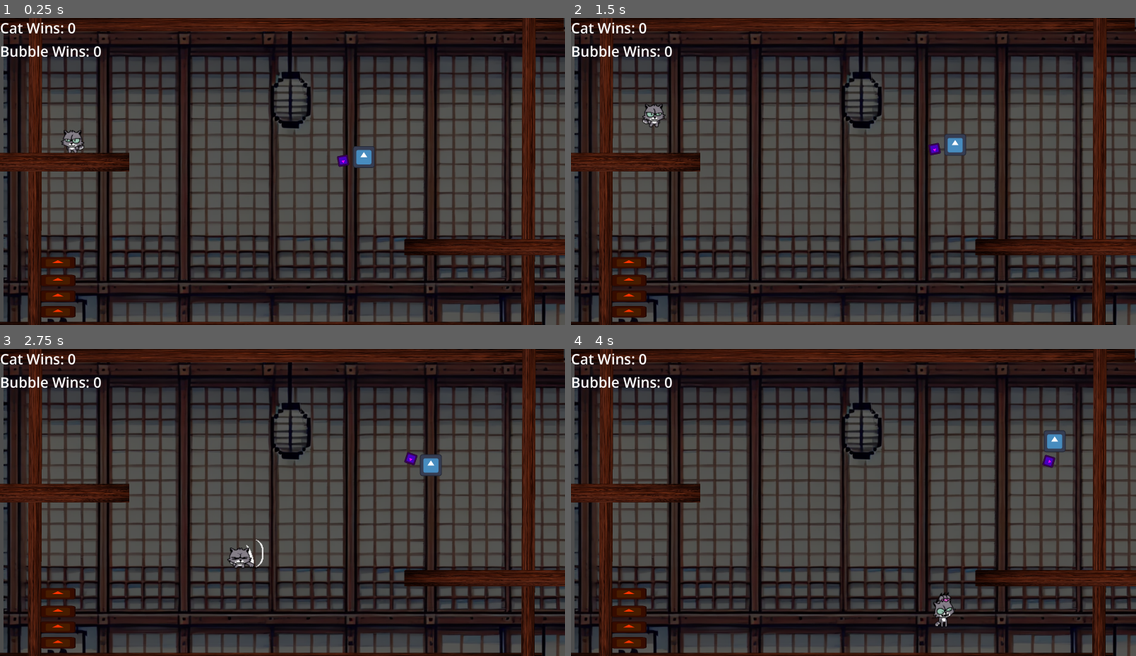
Above: before the commit, frames 1-4 (two rows, left to right).
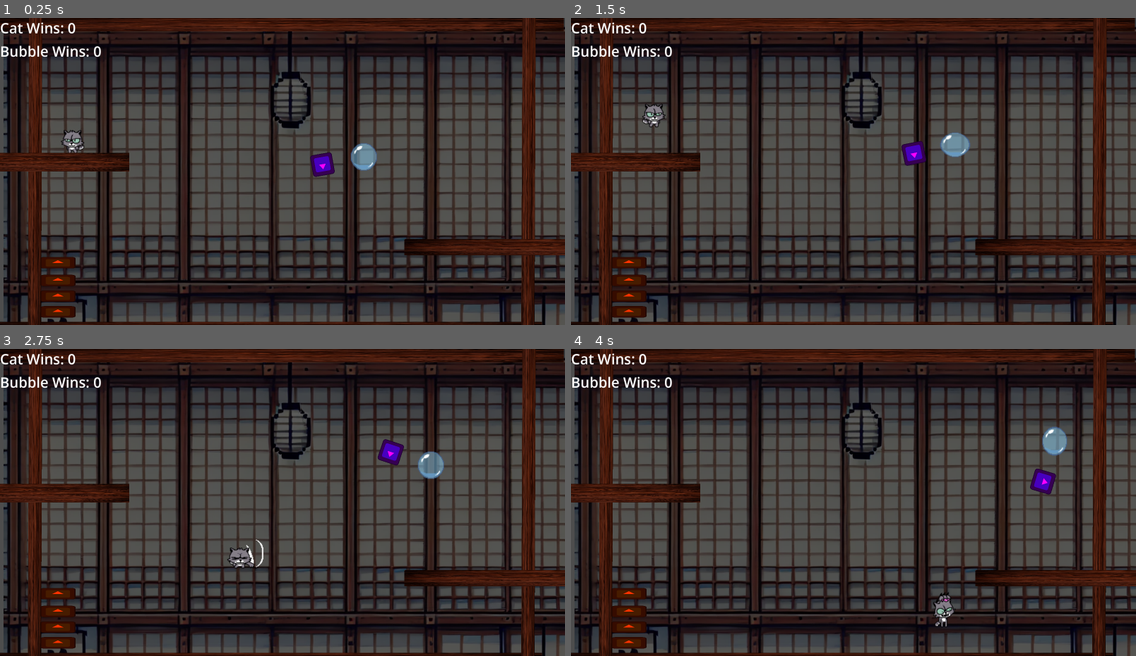
Above: after the commit, the same moments.

Repository: firesmoker/bubble07
Game: Godot game, scene res://scenes/game.tscn
Two runs of this game, one before a commit and one after it. Both use one fixed random seed, a clock stepped at 60 frames per second and the inputs below. The engine's default icon, where the game draws it, is replaced by a stand-in: a white triangle on a blue panel in a dark square.
Inputs (mouse positions are in pixels of both pictures, inside the frame that each line leads up to):
- Up to frame 1 (0.25 s): no input
- Up to frame 2 (1.5 s): move the mouse to (977, 156) at 0.52 s; hold D (right) from 0.53 s (still down); tap Space (attack) at 0.6 s; tap W (jump) at 0.77 s; move the mouse to (740, 186) at 1.27 s; click (740, 186) at 1.35 s
- Up to frame 3 (2.75 s): tap W (jump) at 1.52 s; move the mouse to (339, 434) at 2.02 s; release D (right) at 2.03 s; hold A (left) from 2.03 s (still down); tap Space (attack) at 2.1 s
- Up to frame 4 (4 s): move the mouse to (825, 563) at 2.77 s; release A (left) at 2.78 s; hold D (right) from 2.78 s (still down); click (825, 563) at 2.85 s; tap W (jump) at 3.02, 3.77 s; move the mouse to (1023, 548) at 3.52 s; tap Space (attack) at 3.6 s

The runs differ from the first frame. In frame 1, 0.7% of the frame differs, in the area x 54-67%, y 40-52%; in frame 2, 0.7%; in frame 3, 0.7%, in the area x 66-79%, y 29-43%; in frame 4, 0.7%.

Commit message:
bubble sprites

Diff:
--- a/scenes/bubble_player.tscn
+++ b/scenes/bubble_player.tscn
@@ -1,22 +1,77 @@
-[gd_scene load_steps=6 format=3 uid="uid://jr7d1wady43a"]
+[gd_scene load_steps=16 format=3 uid="uid://jr7d1wady43a"]
 
 [ext_resource type="Texture2D" uid="uid://re0w6dh1floq" path="res://icon.svg" id="1_1arb3"]
 [ext_resource type="Script" path="res://scripts/bubble_player.gd" id="1_v6ibo"]
 [ext_resource type="PackedScene" uid="uid://cih1h4rsfonlq" path="res://scenes/bubble_projectile.tscn" id="3_fgdmr"]
+[ext_resource type="Texture2D" uid="uid://cx2vsjtcfls2u" path="res://assats/BigBubble-Sheet.png" id="4_ir7wu"]
+[ext_resource type="Texture2D" uid="uid://cgydnwcaje4g5" path="res://assats/BigBubbleShoot-Sheet.png" id="5_dx2iv"]
+
+[sub_resource type="CircleShape2D" id="CircleShape2D_d743n"]
+radius = 40.05
 
 [sub_resource type="SpriteFrames" id="SpriteFrames_jr56k"]
+
+[sub_resource type="AtlasTexture" id="AtlasTexture_4y8tl"]
+atlas = ExtResource("4_ir7wu")
+region = Rect2(0, 0, 64, 64)
+
+[sub_resource type="AtlasTexture" id="AtlasTexture_ocv7v"]
+atlas = ExtResource("4_ir7wu")
+region = Rect2(64, 0, 64, 64)
+
+[sub_resource type="AtlasTexture" id="AtlasTexture_300vq"]
+atlas = ExtResource("4_ir7wu")
+region = Rect2(128, 0, 64, 64)
+
+[sub_resource type="AtlasTexture" id="AtlasTexture_ykn1w"]
+atlas = ExtResource("4_ir7wu")
+region = Rect2(192, 0, 64, 64)
+
+[sub_resource type="AtlasTexture" id="AtlasTexture_a2vgh"]
+atlas = ExtResource("4_ir7wu")
+region = Rect2(256, 0, 64, 64)
+
+[sub_resource type="AtlasTexture" id="AtlasTexture_kknud"]
+atlas = ExtResource("5_dx2iv")
+region = Rect2(0, 0, 64, 64)
+
+[sub_resource type="AtlasTexture" id="AtlasTexture_g55nn"]
+atlas = ExtResource("5_dx2iv")
+region = Rect2(64, 0, 64, 64)
+
+[sub_resource type="SpriteFrames" id="SpriteFrames_daose"]
 animations = [{
 "frames": [{
 "duration": 1.0,
-"texture": ExtResource("1_1arb3")
+"texture": SubResource("AtlasTexture_4y8tl")
+}, {
+"duration": 1.0,
+"texture": SubResource("AtlasTexture_ocv7v")
+}, {
+"duration": 1.0,
+"texture": SubResource("AtlasTexture_300vq")
+}, {
+"duration": 1.0,
+"texture": SubResource("AtlasTexture_ykn1w")
+}, {
+"duration": 1.0,
+"texture": SubResource("AtlasTexture_a2vgh")
 }],
 "loop": true,
 "name": &"default",
-"speed": 5.0
+"speed": 6.0
+}, {
+"frames": [{
+"duration": 1.0,
+"texture": SubResource("AtlasTexture_kknud")
+}, {
+"duration": 1.0,
+"texture": SubResource("AtlasTexture_g55nn")
+}],
+"loop": true,
+"name": &"shoot",
+"speed": 12.0
 }]
-
-[sub_resource type="CircleShape2D" id="CircleShape2D_d743n"]
-radius = 79.1581
 
 [node name="BubblePlayer" type="CharacterBody2D"]
 collision_layer = 4
@@ -25,11 +80,12 @@
 script = ExtResource("1_v6ibo")
 bubble_projectile = ExtResource("3_fgdmr")
 
-[node name="AnimatedSprite2D" type="AnimatedSprite2D" parent="."]
-sprite_frames = SubResource("SpriteFrames_jr56k")
-
 [node name="CollisionShape2D" type="CollisionShape2D" parent="."]
 shape = SubResource("CircleShape2D_d743n")
+
+[node name="FishSprite" type="AnimatedSprite2D" parent="."]
+scale = Vector2(2, 2)
+sprite_frames = SubResource("SpriteFrames_jr56k")
 
 [node name="Axis" type="Node2D" parent="."]
 
@@ -38,3 +94,9 @@
 position = Vector2(123, -1)
 scale = Vector2(0.5, 0.5)
 texture = ExtResource("1_1arb3")
+
+[node name="BubbleSprite" type="AnimatedSprite2D" parent="."]
+scale = Vector2(2, 2)
+sprite_frames = SubResource("SpriteFrames_daose")
+animation = &"shoot"
+frame_progress = 0.0957783
--- a/scenes/game.tscn
+++ b/scenes/game.tscn
@@ -5,12 +5,11 @@
 [ext_resource type="Texture2D" uid="uid://ce60618gmv447" path="res://assats/background1.png" id="1_fk501"]
 [ext_resource type="PackedScene" uid="uid://ncbvum04cvdu" path="res://scenes/platform.tscn" id="2_xt8os"]
 [ext_resource type="PackedScene" uid="uid://jr7d1wady43a" path="res://scenes/bubble_player.tscn" id="4_2kjsh"]
-[ext_resource type="PackedScene" path="res://scenes/spike.tscn" id="5_3v2pu"]
+[ext_resource type="PackedScene" uid="uid://bxsc1wv1hhpak" path="res://scenes/spike.tscn" id="5_3v2pu"]
 
 [sub_resource type="CanvasItemMaterial" id="CanvasItemMaterial_uj3f0"]
 
 [node name="Game" type="Node2D"]
-position = Vector2(-5, 0)
 script = ExtResource("1_2p5m5")
 
 [node name="UI" type="CanvasLayer" parent="."]
@@ -100,6 +99,7 @@
 
 [node name="BubblePlayer" parent="." instance=ExtResource("4_2kjsh")]
 position = Vector2(475.168, -73.7118)
+scale = Vector2(2, 2)
 
 [node name="Spike" parent="." instance=ExtResource("5_3v2pu")]
 position = Vector2(-1312, 823)
--- a/scripts/bubble_player.gd
+++ b/scripts/bubble_player.gd
@@ -8,6 +8,7 @@
 @onready var bubble_spawn: Sprite2D = $Axis/BubbleSpawn
 @onready var game: Game = $".."
 var dying: bool = false
+@onready var bubble_sprite: AnimatedSprite2D = $BubbleSprite
 
 
 func _unhandled_input(event: InputEvent) -> void:
@@ -23,6 +24,10 @@
 	velocity.y = move_toward(velocity.y,-50,20)
 	axis.rotation = seek_mouse()
 	move_and_slide()
+	if velocity.x > 10 or velocity.x < -10:
+		bubble_sprite.play("shoot")
+	else:
+		bubble_sprite.play("default")
 
 func create_projectile() -> void:
 	var new_projectile := bubble_projectile.instantiate()
Binary file added: assats/BigBubble-Sheet.png
Not shown, added: assats/BigBubble-Sheet.png.import
Binary file added: assats/BigBubbleShoot-Sheet.png
Not shown, added: assats/BigBubbleShoot-Sheet.png.import
Not shown: 1 places in scenes/catplayer.tscn that only renumber resources
Not shown: 1 places in scenes/game_test1.tscn that only renumber resources
Not shown: 1 places in scenes/platform.tscn that only renumber resources
